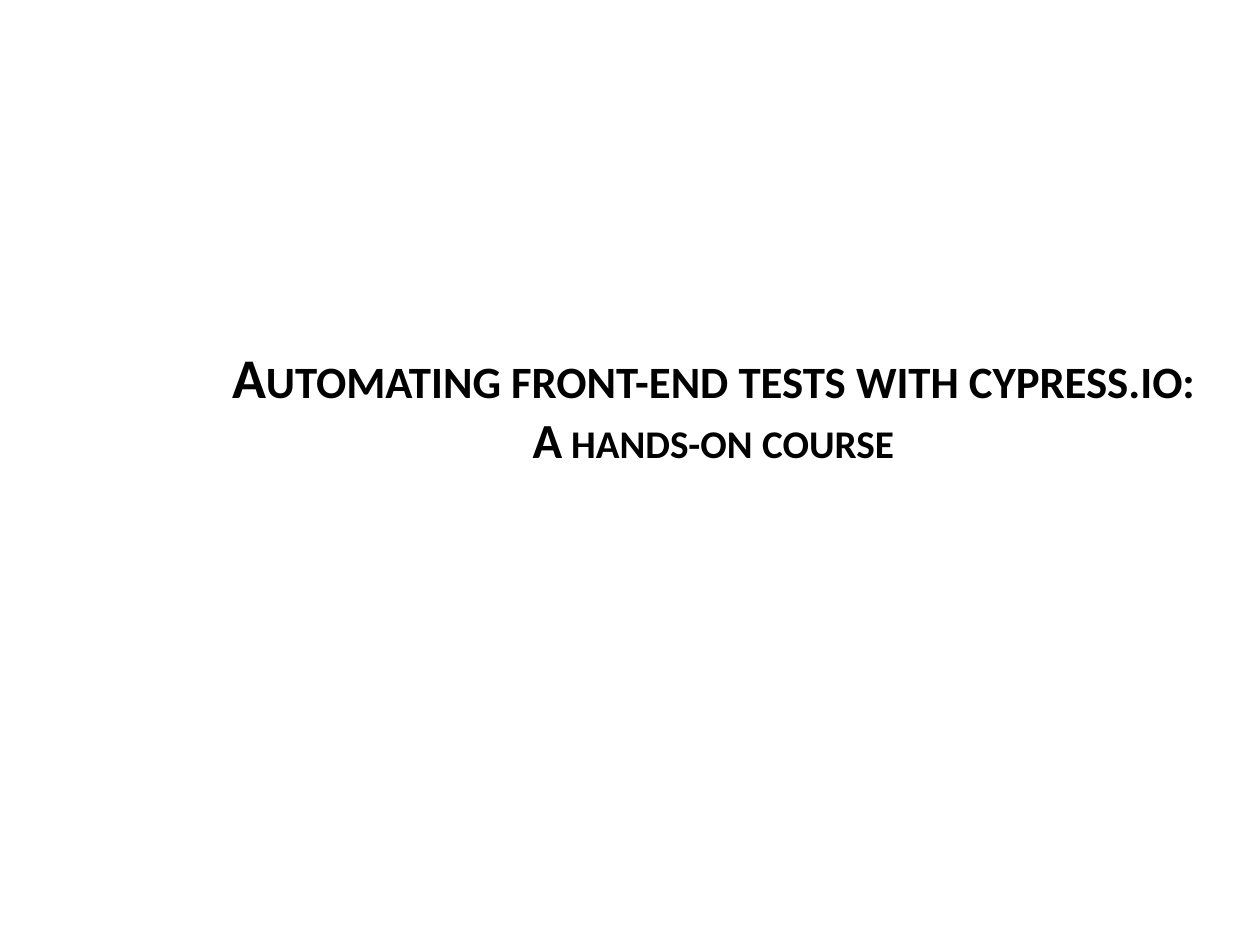
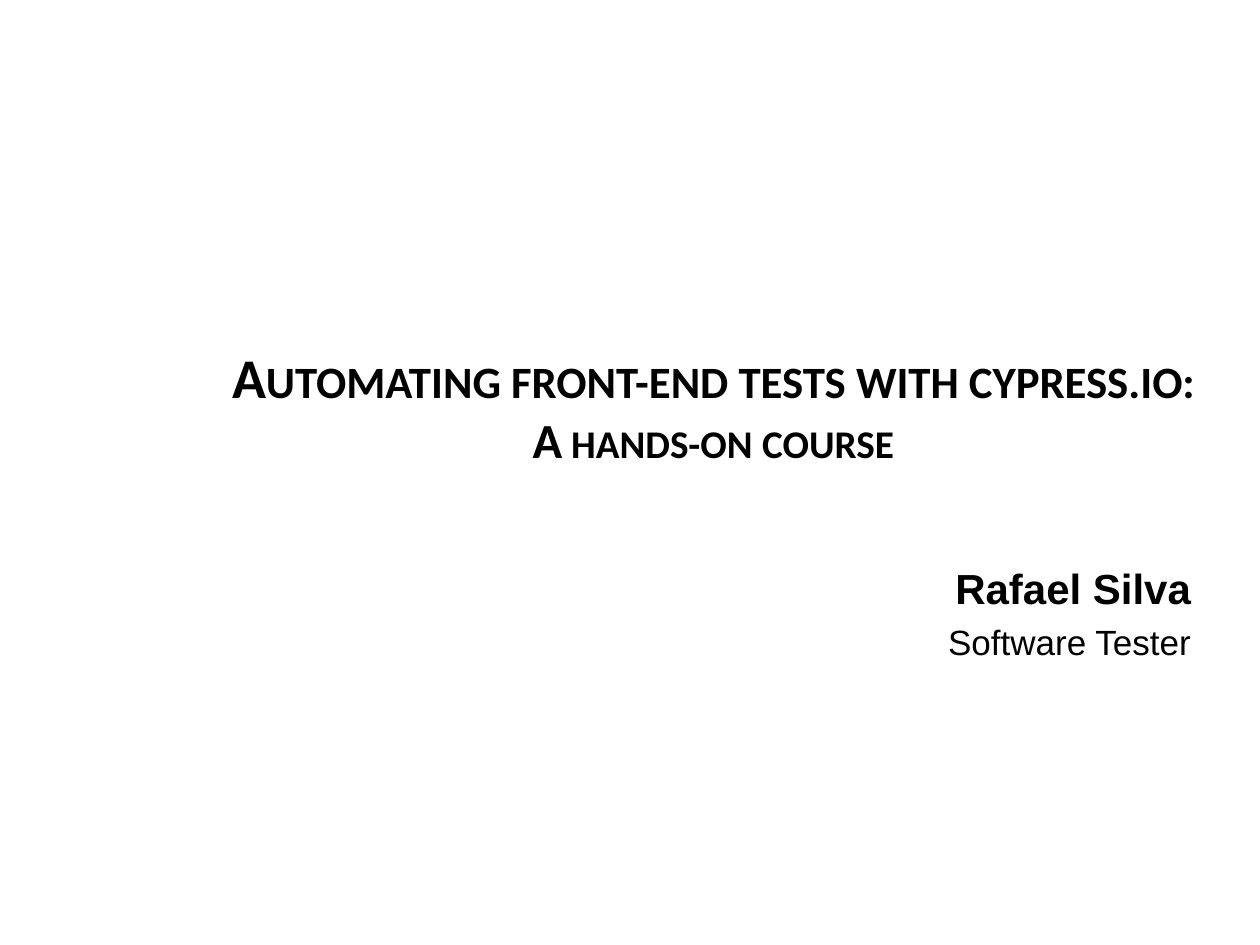
Before and after one commit to FredrikBrangore/automation-fredrikvallez, a slide deck: slide 1 of Cypress - Info.pptx. Drawn at 1260x945 pixels with LibreOffice and Linux fonts; fonts in the diff are those of the drawing; background and template pictures are left out. Boxes give left, top, right and bottom in pixels: in the first picture for what was removed or moved away, otherwise in the second. Text is boxed around its words. In the diff, an @@ line names an element or a change of style, - is before the commit and + after.

Commit message:
Info som Rafael Silva skapade för Test Auto

```diff
--- a/Cypress - Info.pptx
+++ b/Cypress - Info.pptx
@@ subtitle added at box(948, 573, 1191, 656), 20 pt, text #000000 @@
+Rafael Silva
+Software Tester
```
